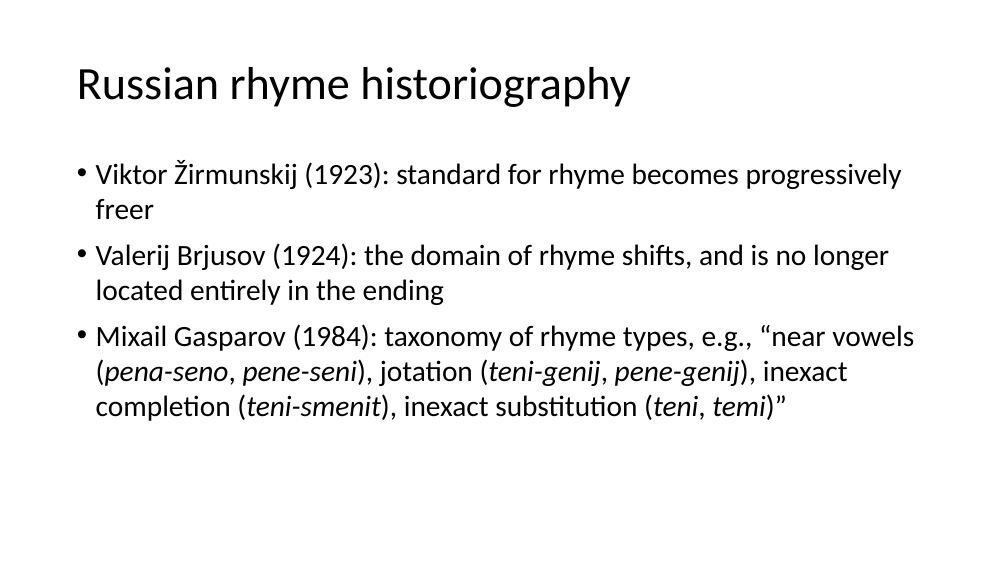
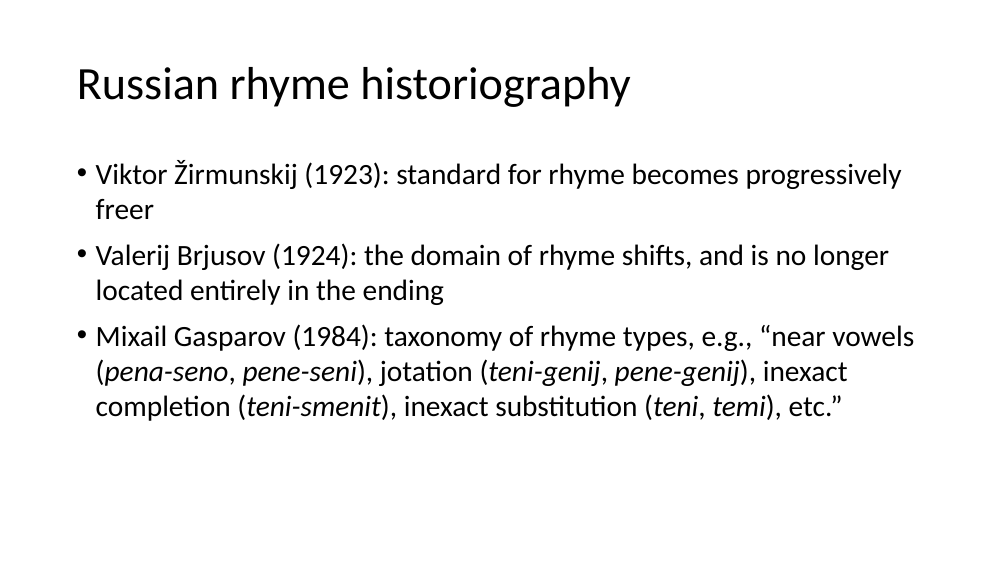
Before and after one commit to Data-Science-for-Linguists-2019/russian_rhyme, a slide deck: slide 8 of 2019-04-11_presentation.pptx (slide 7 before the commit). Drawn at 1008x567 pixels with LibreOffice and Linux fonts; fonts in the diff are those of the drawing. Boxes give left, top, right and bottom in pixels: in the first picture for what was removed or moved away, otherwise in the second. Text is boxed around its words. In the diff, an @@ line names an element or a change of style, - is before the commit and + after.

```diff
--- a/2019-04-11_presentation.pptx
+++ b/2019-04-11_presentation.pptx
@@ text at bbox=[96, 324, 914, 421]: text changed @@
-• Mixail Gasparov (1984): taxonomy of rhyme types, e.g., “near vowels (pena-seno, pene-seni), jotation (teni-genij, pene-genij), inexact completion (teni-smenit), inexact substitution (teni, temi)”
+• Mixail Gasparov (1984): taxonomy of rhyme types, e.g., “near vowels (pena-seno, pene-seni), jotation (teni-genij, pene-genij), inexact completion (teni-smenit), inexact substitution (teni, temi), etc.”
```
Also in this commit, not shown: 10 other slides changed, 8 slides added, 3 slides removed.
